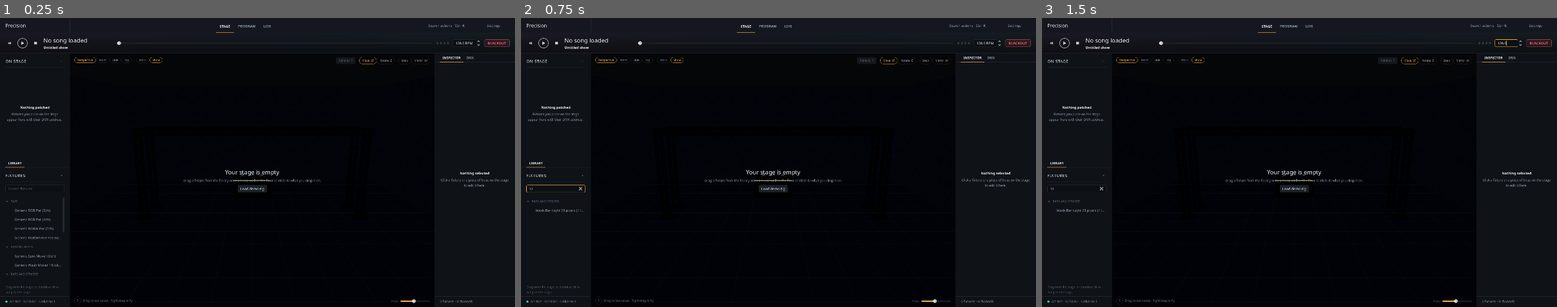
Above: before the commit, frames 1-3 (left to right).
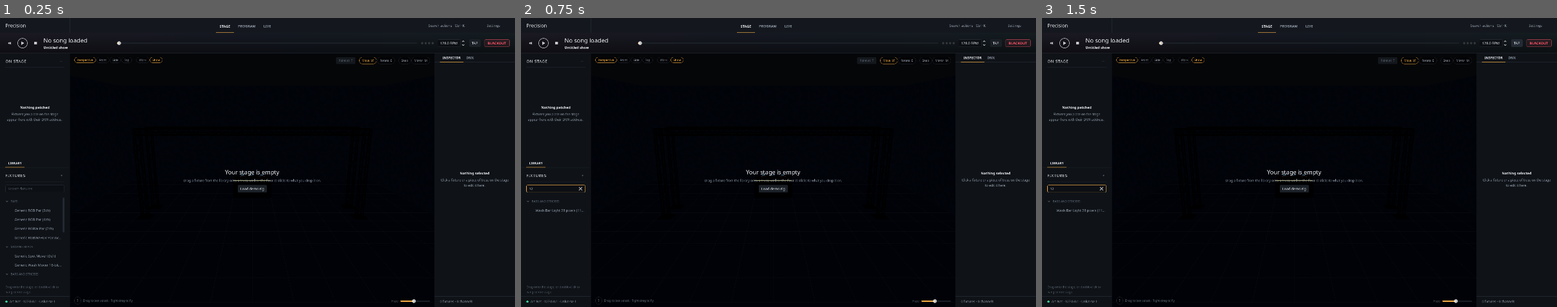
Above: after the commit, the same moments.

Repository: LuckyOwlStudios/Precision
Game: Godot game, scene res://ui/main/main_window.tscn
Same seed, same stepped clock (60 frames per second), same inputs: the game is played once before the commit and once after it.
Inputs (mouse positions are in pixels of both pictures, inside the frame that each line leads up to):
- Up to frame 1 (0.25 s): no input
- Up to frame 2 (0.75 s): click (557, 188) at 0.52 s; type "12" at 0.6 s
- Up to frame 3 (1.5 s): click (1515, 44) at 1.25 s, where only the run after the commit has a clickable "TAP"

The runs differ from the first frame. In frame 1, less than 0.1% of the frame differs, in the area x 81-94%, y 7-10%; in frame 2, less than 0.1%; in frame 3, 0.2%, in the area x 1-94%, y 7-61%.

Commit message:
Add tap tempo: TAP button, Y key and Ctrl+K action set the BPM
Co-Authored-By: Claude Sonnet 5.5 <noreply@anthropic.com>
Claude-Session: https://claude.ai/code/session_01ACHC6isZRUShj2h2rhs8Dn

Diff:
--- /dev/null
+++ b/music/tap_tempo.gd
@@ -0,0 +1,38 @@
+class_name TapTempo
+extends RefCounted
+## Works out a tempo from someone tapping along to the music. Feed it the time
+## of every tap; it averages the gaps of the last few taps. A pause longer than
+## `reset_after` starts a fresh count, so tapping a new song never mixes in the
+## old one.
+
+## Gap (seconds) after which the next tap starts over.
+var reset_after := 2.0
+## How many recent taps are averaged. More = steadier, slower to follow.
+var window := 8
+
+var _taps: PackedFloat64Array = []
+
+
+## Register a tap at `time` (seconds, any steady clock). Returns the tempo in
+## BPM, or 0.0 while there is only one tap and so no tempo yet.
+func tap(time: float) -> float:
+	if not _taps.is_empty() and time - _taps[_taps.size() - 1] > reset_after:
+		_taps.clear()
+	_taps.append(time)
+	if _taps.size() > window:
+		_taps.remove_at(0)
+	if _taps.size() < 2:
+		return 0.0
+	var gap := (_taps[_taps.size() - 1] - _taps[0]) / float(_taps.size() - 1)
+	if gap <= 0.0:
+		return 0.0
+	return snappedf(60.0 / gap, 0.1)
+
+
+## How many taps are currently counted (0 after a pause).
+func count() -> int:
+	return _taps.size()
+
+
+func reset() -> void:
+	_taps.clear()
--- /dev/null
+++ b/tests/tap_tempo_test.gd
@@ -0,0 +1,48 @@
+extends SceneTree
+## Tap tempo maths. Run:
+##   godot --headless --path . --script res://tests/tap_tempo_test.gd
+
+var _fails := 0
+
+
+func _check(ok: bool, what: String) -> void:
+	if not ok:
+		_fails += 1
+		print("FAIL: ", what)
+
+
+func _initialize() -> void:
+	var t := TapTempo.new()
+	_check(t.tap(10.0) == 0.0, "one tap has no tempo yet")
+	_check(is_equal_approx(t.tap(10.5), 120.0), "two taps 0.5 s apart = 120 BPM")
+	t.tap(11.0)
+	_check(is_equal_approx(t.tap(11.5), 120.0), "steady taps stay at 120")
+
+	# Wobbly human taps average out.
+	t.reset()
+	var now := 0.0
+	var bpm := 0.0
+	for gap: float in [0.0, 0.48, 0.52, 0.49, 0.51, 0.50]:
+		now += gap
+		bpm = t.tap(now)
+	_check(absf(bpm - 120.0) < 1.0, "wobbly taps average to ~120 (got %s)" % bpm)
+
+	# A long pause starts over, so the old tempo is forgotten.
+	t.tap(100.0)
+	_check(t.tap(100.0 + 3.0) == 0.0, "a pause over reset_after restarts the count")
+	_check(t.count() == 1, "only the new tap is counted")
+	_check(is_equal_approx(t.tap(103.4), 60.0 / 0.4), "new run uses the new gap")
+
+	# Only the last `window` taps count: tempo follows a tempo change.
+	t.reset()
+	now = 0.0
+	for i in 8:
+		t.tap(now)
+		now += 0.6
+	for i in 8:
+		bpm = t.tap(now)
+		now += 0.4
+	_check(is_equal_approx(bpm, 150.0), "old taps drop out of the window (got %s)" % bpm)
+
+	print("tap_tempo_test: ", "FAIL" if _fails else "ok")
+	quit(1 if _fails else 0)
--- a/ui/main/main_window.gd
+++ b/ui/main/main_window.gd
@@ -79,6 +79,9 @@
 		{category = "Fixture", shortcut = "F2", enabled = has_selection})
 	a.register(&"transport.play", "Play / pause", ctx.toggle_play, {category = "Transport", shortcut = "Space", keywords = "start stop"})
 	a.register(&"transport.start", "Back to start", func() -> void: ctx.seek(0.0), {category = "Transport", shortcut = "Home", keywords = "rewind"})
+	a.register(&"transport.tap_tempo", "Tap tempo", ctx.tap_tempo,
+		{category = "Transport", shortcut = "Y", keywords = "bpm beat tempo tap",
+		enabled = func() -> bool: return not ctx.following_dj()})
 	a.register(&"output.blackout", "Toggle blackout", func() -> void: ctx.blackout = not ctx.blackout,
 		{category = "Output", shortcut = "Esc", keywords = "lights off dark"})
 	a.register(&"workspace.stage", "Go to Stage", ctx.set_workspace.bind(StudioContext.Workspace.STAGE), {category = "Workspace", shortcut = "1", keywords = "rig build"})
@@ -160,6 +163,8 @@
 	match key.keycode:
 		KEY_SPACE:
 			ctx.toggle_play()
+		KEY_Y:
+			ctx.tap_tempo()
 		KEY_HOME:
 			ctx.seek(0.0) # back to the start; the timeline scrolls there too
 		KEY_ESCAPE:
--- a/ui/main/studio_context.gd
+++ b/ui/main/studio_context.gd
@@ -77,6 +77,8 @@
 ## actions here (see ActionRegistry).
 var actions := ActionRegistry.new()
 
+var _tapper := TapTempo.new()
+
 var song: Song ## the song loaded on the timeline, or null
 
 var selected: DMXFixture
@@ -940,6 +942,17 @@
 	transport_changed.emit()
 
 
+## One tap of the tap-tempo button / key. Two or more taps in a row set the
+## tempo, which drives every effect and chase. Ignored while following the DJ,
+## whose software owns the tempo.
+func tap_tempo() -> void:
+	if following_dj():
+		return
+	var value := _tapper.tap(Time.get_ticks_msec() / 1000.0)
+	if value > 0.0:
+		set_bpm(value)
+
+
 func beats_to_seconds(beats: float) -> float:
 	return beats * 60.0 / bpm
 
--- a/ui/panels/now_playing_bar.gd
+++ b/ui/panels/now_playing_bar.gd
@@ -35,6 +35,7 @@
 	_bpm.value_changed.connect(func(v: float) -> void:
 		if ctx:
 			ctx.set_bpm(v))
+	%Tap.pressed.connect(func() -> void: ctx.tap_tempo())
 	_blackout.toggled.connect(func(on: bool) -> void: ctx.blackout = on)
 
 
@@ -44,6 +45,8 @@
 	_play.icon_kind = TransportButton.Icon.PAUSE if ctx.playing else TransportButton.Icon.PLAY
 	_title.text = ctx.song_title if not ctx.song_title.is_empty() else "No song loaded"
 	_show.text = ctx.show_name
+	_bpm.set_value_no_signal(ctx.bpm) # also follows taps and song changes
+	%Tap.disabled = ctx.following_dj()
 	_progress.max_value = ctx.length_beats
 	_progress.set_value_no_signal(ctx.position_beats)
 	var beat := int(ctx.position_beats) % 4
--- a/ui/panels/now_playing_bar.tscn
+++ b/ui/panels/now_playing_bar.tscn
@@ -145,6 +145,14 @@
 value = 128.0
 suffix = "BPM"
 
+[node name="Tap" type="Button" parent="Row" unique_id=1473170099]
+unique_name_in_owner = true
+layout_mode = 2
+size_flags_vertical = 4
+tooltip_text = "Tap along to the beat to set the tempo (Y). Effects and chases follow it. Off while DJ sync is on."
+focus_mode = 0
+text = "TAP"
+
 [node name="Blackout" type="Button" parent="Row" unique_id=1858308539]
 unique_name_in_owner = true
 layout_mode = 2
